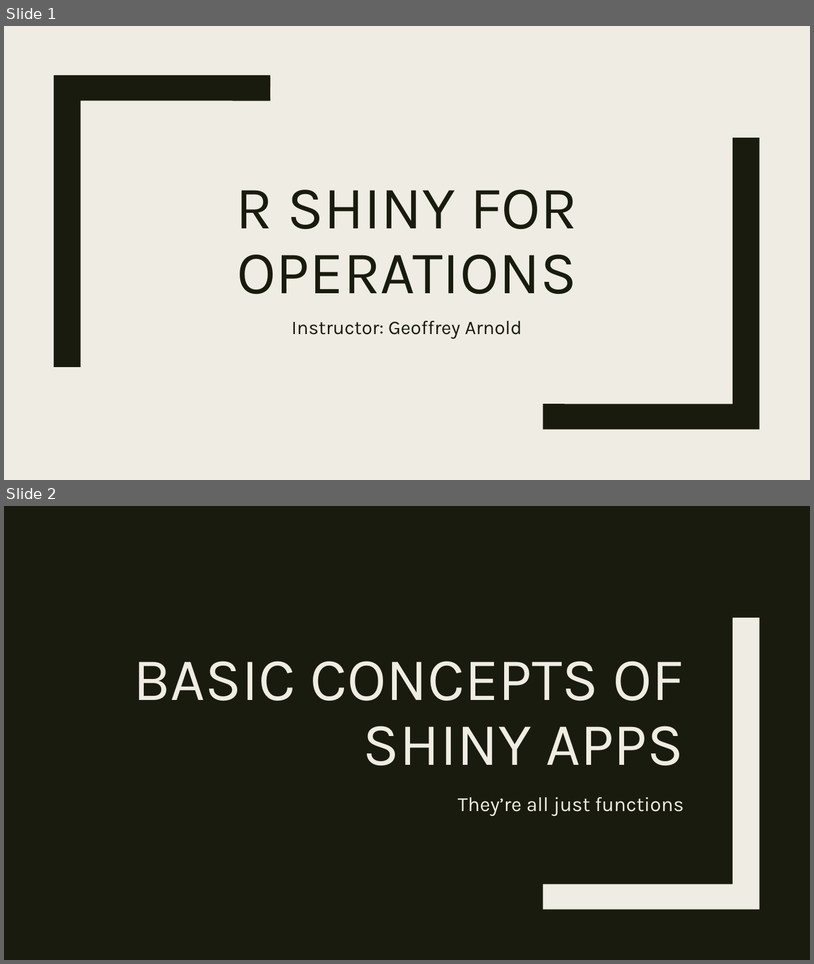
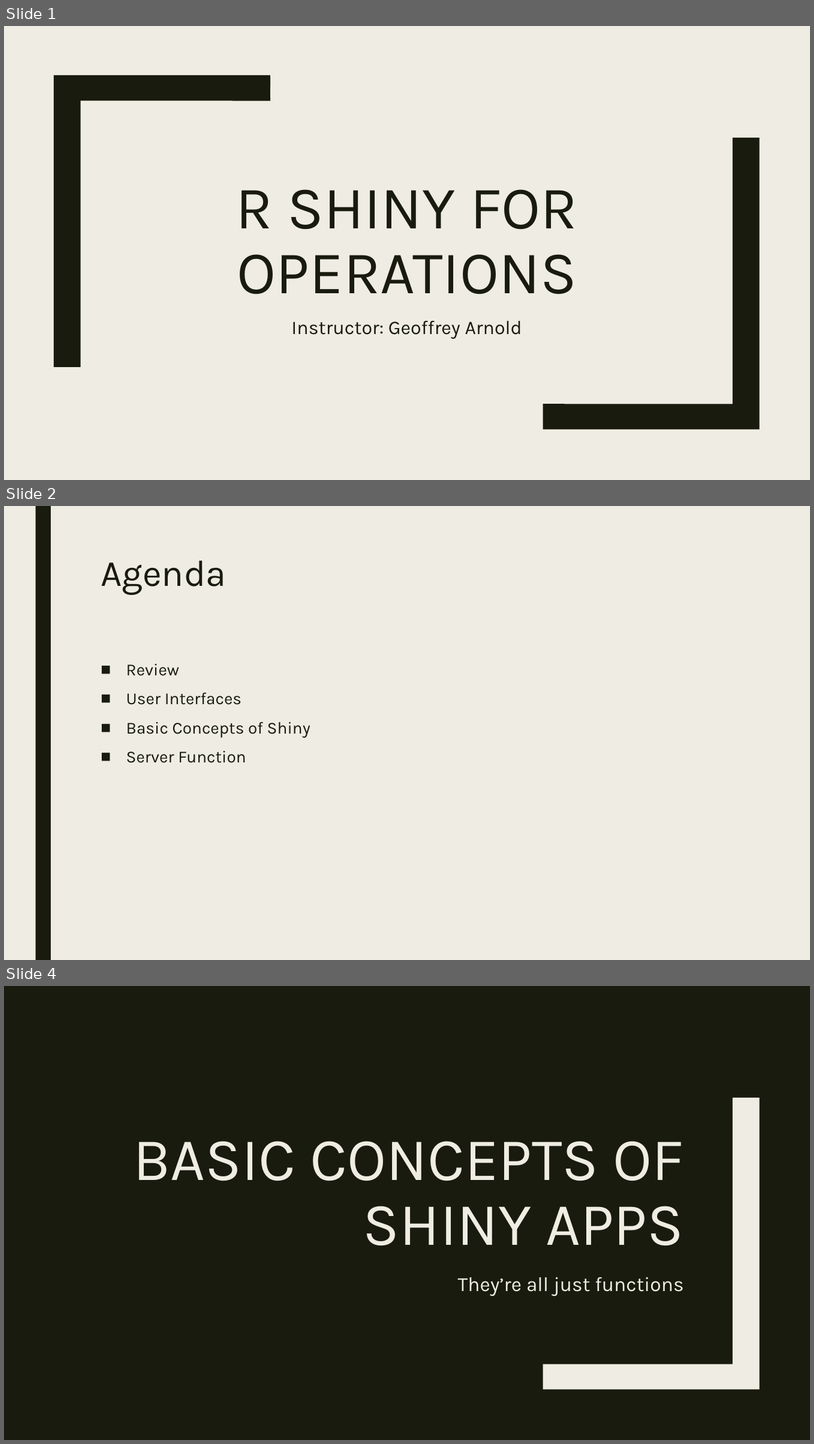
Before and after one commit to RforOperations2018/Class_1, a slide deck: Class 2.pptx. Shown one above the other, each under a label of ours: slides 1 and 2 before the commit, slides 1, 2 and 4 after it; the slides between them are not shown. The pictures are 814x964 and 814x1444 pixels, drawn with LibreOffice and Linux fonts; fonts in the diff are those of the drawing. Boxes give left, top, right and bottom in pixels: in the first picture for what was removed or moved away, otherwise in the second. Text is boxed around its words. In the diff, an @@ line names an element or a change of style, - is before the commit and + after.

```diff
--- a/Class 2.pptx
+++ b/Class 2.pptx
@@ slide 2 added at (x1=4, y1=506, x2=810, y2=960), background #EFEDE3 @@
@@ rectangle added at (x1=35, y1=506, x2=51, y2=960), fill #191B0E @@
@@ title added at (x1=101, y1=561, x2=226, y2=595), 44 pt, text #191B0E @@
+Agenda
@@ text added at (x1=126, y1=664, x2=311, y2=763), 20 pt, text #191B0E @@
+■ Review
+■ User Interfaces
+■ Basic Concepts of Shiny
+■ Server Function
@@ what was slide 2 is now slide 4 @@
```
Also in this commit, not shown: 2 slides changed, 1 other slide added, 10 other files.
